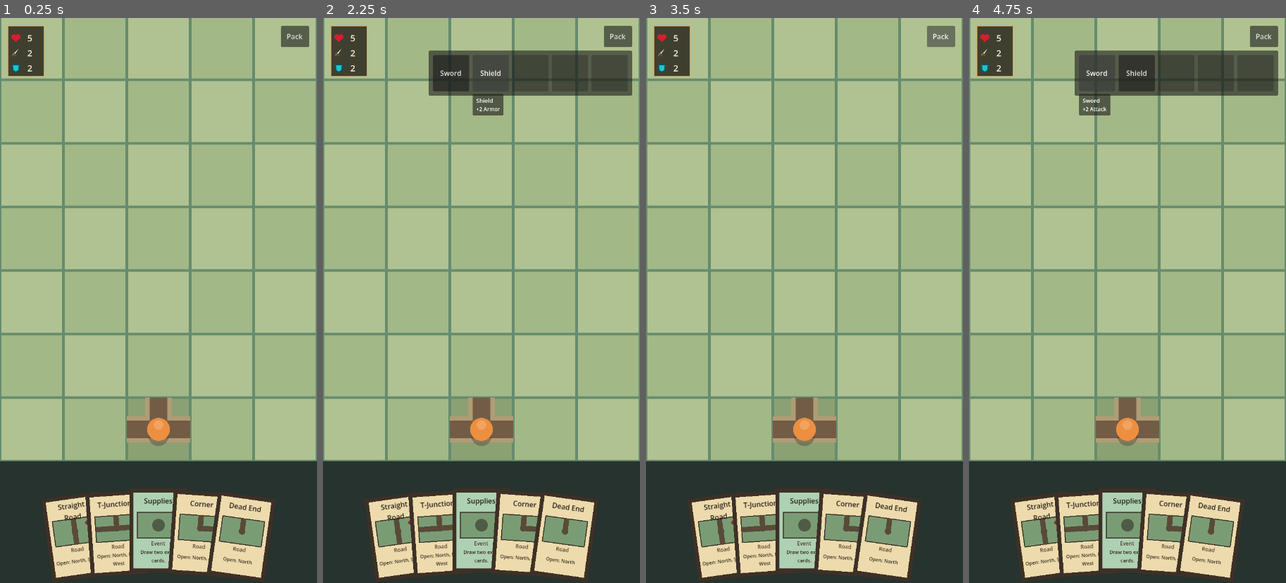
Above: before the commit, frames 1-4 (left to right).
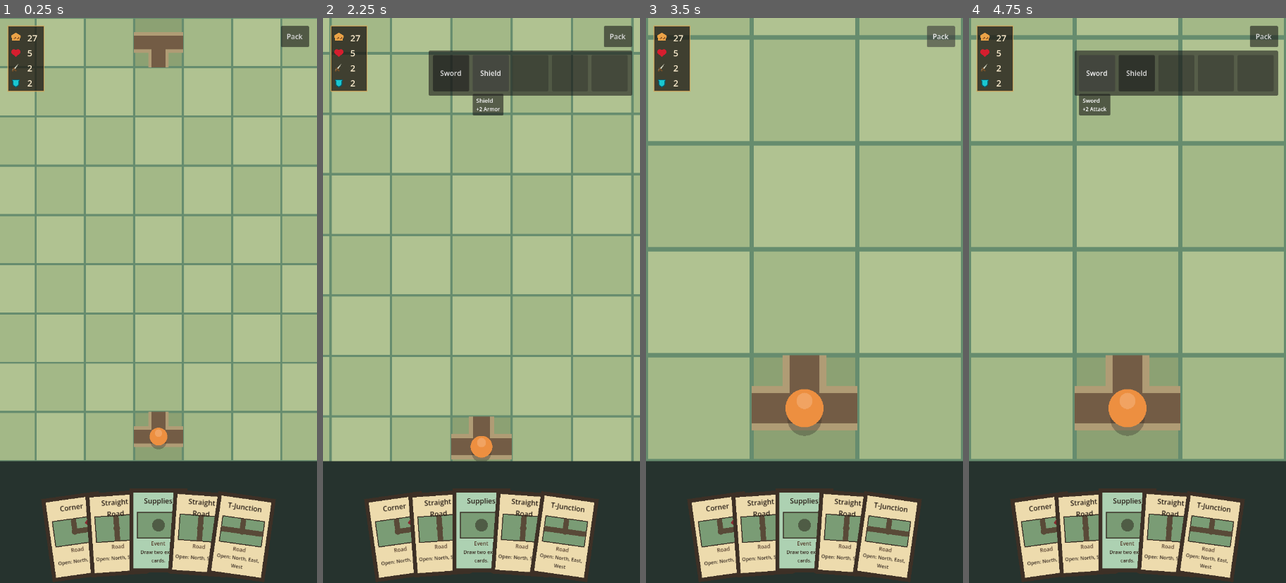
Above: after the commit, the same moments.

Repository: Reicher/The-Road-North
Game: Godot game, scene res://scenes/main.tscn
Same seed, same stepped clock (60 frames per second), same inputs: the game is played once before the commit and once after it.
Inputs:
- Up to frame 1 (0.25 s): no input
- Up to frame 2 (2.25 s): click "Pack" at 0.5 s; click "Sword" at 1.25 s; click "Shield" at 2 s
- Up to frame 3 (3.5 s): click "Pack" at 2.75 s
- Up to frame 4 (4.75 s): click "Pack" at 3.5 s; click "Sword" at 4.25 s

The runs differ from the first frame. In frame 1, 15% of the frame differs, in the area x 0-100%, y 0-98%; in frame 2, 14%; in frame 3, 15%; in frame 4, 15%.

Commit message:
Extract shared level scene and surface food in stats HUD

Diff:
--- a/levels/level_001.tscn
+++ b/levels/level_001.tscn
@@ -1,95 +1,24 @@
-[gd_scene load_steps=11 format=3]
+[gd_scene load_steps=2 format=3]
 
-[ext_resource type="Script" path="res://scripts/map.gd" id="1_ab4jp"]
-[ext_resource type="Script" path="res://scripts/player_stats_ui.gd" id="2_7ls0f"]
-[ext_resource type="Script" path="res://scripts/game_over_ui.gd" id="2_sv6li"]
-[ext_resource type="Script" path="res://scripts/map_camera.gd" id="2_u2vaw"]
-[ext_resource type="Script" path="res://scripts/roads.gd" id="2_vxv7f"]
-[ext_resource type="PackedScene" path="res://scenes/deck_controller.tscn" id="4_0bp0f"]
-[ext_resource type="PackedScene" path="res://ui/hand.tscn" id="4_0v6l3"]
-[ext_resource type="PackedScene" path="res://scenes/player.tscn" id="4_3xm24"]
-[ext_resource type="PackedScene" path="res://scenes/placement_controller.tscn" id="6_pf4am"]
-[ext_resource type="Script" path="res://scripts/inventory_ui.gd" id="8_ddx2e"]
+[ext_resource type="PackedScene" path="res://scenes/level.tscn" id="1_f3kdo"]
 
-[node name="Level" type="Node2D"]
+[node name="Level" instance=ExtResource("1_f3kdo")]
 
-[node name="Map" type="Node2D" parent="."]
-script = ExtResource("1_ab4jp")
+[node name="Map" parent="." index="0"]
+playable_width = 9
+playable_height = 9
 
-[node name="Roads" type="Node2D" parent="."]
-script = ExtResource("2_vxv7f")
-map_path = NodePath("../Map")
+[node name="Roads" parent="." index="1"]
+seed_start_and_goal = true
 
-[node name="Player" parent="." instance=ExtResource("4_3xm24")]
-map_path = NodePath("../Map")
-food_label_path = NodePath("../FoodLabel")
-health_label_path = NodePath("../HealthLabel")
-inventory_path = NodePath("../UI/Inventory")
-
-[node name="PlacementController" parent="." instance=ExtResource("6_pf4am")]
-map_path = NodePath("../Map")
-roads_path = NodePath("../Roads")
-player_path = NodePath("../Player")
-hand_path = NodePath("../UI/Hand")
-deck_controller_path = NodePath("../DeckController")
-
-[node name="Camera2D" type="Camera2D" parent="."]
-enabled = true
-script = ExtResource("2_u2vaw")
-map_path = NodePath("../Map")
-reserved_bottom_path = NodePath("../UI/Hand")
-
-[node name="PlaceholderLabel" type="Label" parent="."]
-offset_left = 24.0
-offset_top = 144.0
-offset_right = 296.0
-offset_bottom = 170.0
-text = "Road to Karlskoga"
-
-[node name="FoodLabel" type="Label" parent="."]
-offset_left = 24.0
-offset_top = 176.0
-offset_right = 296.0
-offset_bottom = 202.0
-text = "Food: 27"
-
-[node name="HealthLabel" type="Label" parent="."]
-visible = false
-offset_left = 24.0
-offset_top = 88.0
-offset_right = 296.0
-offset_bottom = 114.0
-text = "Health: 5"
-
-[node name="UI" type="CanvasLayer" parent="."]
-
-[node name="Hand" parent="UI" instance=ExtResource("4_0v6l3")]
-
-[node name="Inventory" type="Control" parent="UI"]
-anchors_preset = 15
-anchor_right = 1.0
-anchor_bottom = 1.0
-grow_horizontal = 2
-grow_vertical = 2
-script = ExtResource("8_ddx2e")
-
-[node name="PlayerStats" type="Control" parent="UI"]
-anchors_preset = 0
-offset_right = 82.0
-offset_bottom = 114.0
-script = ExtResource("2_7ls0f")
-player_path = NodePath("../../Player")
-
-[node name="GameOver" type="Control" parent="UI"]
-visible = false
-anchors_preset = 15
-anchor_right = 1.0
-anchor_bottom = 1.0
-grow_horizontal = 2
-grow_vertical = 2
-script = ExtResource("2_sv6li")
-player_path = NodePath("../../Player")
-
-[node name="DeckController" parent="." instance=ExtResource("4_0bp0f")]
-map_path = NodePath("../Map")
-hand_path = NodePath("../UI/Hand")
+[node name="DeckController" parent="." index="9"]
+hand_size = 5
+road_card_ratio = 0.75
+enemy_road_card_ratio = 0.2
+road_distribution = {
+"corner": 30.0,
+"dead_end": 10.0,
+"four_way": 10.0,
+"straight": 30.0,
+"t_junction": 20.0
+}
--- /dev/null
+++ b/scenes/level.tscn
@@ -0,0 +1,72 @@
+[gd_scene load_steps=11 format=3]
+
+[ext_resource type="Script" path="res://scripts/map.gd" id="1_1fs71"]
+[ext_resource type="Script" path="res://scripts/player_stats_ui.gd" id="2_05s0l"]
+[ext_resource type="Script" path="res://scripts/game_over_ui.gd" id="3_e3plw"]
+[ext_resource type="Script" path="res://scripts/map_camera.gd" id="4_tbxl1"]
+[ext_resource type="Script" path="res://scripts/roads.gd" id="5_6it63"]
+[ext_resource type="PackedScene" path="res://scenes/deck_controller.tscn" id="6_wxmfr"]
+[ext_resource type="PackedScene" path="res://ui/hand.tscn" id="7_vcnun"]
+[ext_resource type="PackedScene" path="res://scenes/player.tscn" id="8_p4o14"]
+[ext_resource type="PackedScene" path="res://scenes/placement_controller.tscn" id="9_s8m4e"]
+[ext_resource type="Script" path="res://scripts/inventory_ui.gd" id="10_xf4av"]
+
+[node name="Level" type="Node2D"]
+
+[node name="Map" type="Node2D" parent="."]
+script = ExtResource("1_1fs71")
+
+[node name="Roads" type="Node2D" parent="."]
+script = ExtResource("5_6it63")
+map_path = NodePath("../Map")
+
+[node name="Player" parent="." instance=ExtResource("8_p4o14")]
+map_path = NodePath("../Map")
+inventory_path = NodePath("../UI/Inventory")
+
+[node name="PlacementController" parent="." instance=ExtResource("9_s8m4e")]
+map_path = NodePath("../Map")
+roads_path = NodePath("../Roads")
+player_path = NodePath("../Player")
+hand_path = NodePath("../UI/Hand")
+deck_controller_path = NodePath("../DeckController")
+
+[node name="Camera2D" type="Camera2D" parent="."]
+enabled = true
+script = ExtResource("4_tbxl1")
+map_path = NodePath("../Map")
+player_path = NodePath("../Player")
+reserved_bottom_path = NodePath("../UI/Hand")
+
+[node name="UI" type="CanvasLayer" parent="."]
+
+[node name="Hand" parent="UI" instance=ExtResource("7_vcnun")]
+
+[node name="Inventory" type="Control" parent="UI"]
+anchors_preset = 15
+anchor_right = 1.0
+anchor_bottom = 1.0
+grow_horizontal = 2
+grow_vertical = 2
+script = ExtResource("10_xf4av")
+
+[node name="PlayerStats" type="Control" parent="UI"]
+anchors_preset = 0
+offset_right = 82.0
+offset_bottom = 114.0
+script = ExtResource("2_05s0l")
+player_path = NodePath("../../Player")
+
+[node name="GameOver" type="Control" parent="UI"]
+visible = false
+anchors_preset = 15
+anchor_right = 1.0
+anchor_bottom = 1.0
+grow_horizontal = 2
+grow_vertical = 2
+script = ExtResource("3_e3plw")
+player_path = NodePath("../../Player")
+
+[node name="DeckController" parent="." instance=ExtResource("6_wxmfr")]
+map_path = NodePath("../Map")
+hand_path = NodePath("../UI/Hand")
--- a/scripts/deck_controller.gd
+++ b/scripts/deck_controller.gd
@@ -22,6 +22,9 @@
 @export var hand_path: NodePath
 @export var hand_size := HAND_SIZE
 @export var shuffle_seed := 0
+@export_range(0.0, 1.0, 0.01) var road_card_ratio := ROAD_CARD_RATIO
+@export_range(0.0, 1.0, 0.01) var enemy_road_card_ratio := ENEMY_ROAD_CARD_RATIO
+@export var road_distribution := ROAD_DISTRIBUTION.duplicate()
 
 @export var straight_definition: Resource = preload("res://data/road_straight.tres")
 @export var corner_definition: Resource = preload("res://data/road_corner.tres")
@@ -63,7 +66,7 @@
 
 func generate_deck() -> void:
 	var deck_size := _get_deck_size()
-	var road_count := roundi(float(deck_size) * ROAD_CARD_RATIO)
+	var road_count := roundi(float(deck_size) * road_card_ratio)
 	var event_count: int = maxi(0, deck_size - road_count)
 
 	deck.clear()
@@ -166,7 +169,7 @@
 		"four_way": four_way_definition,
 		"dead_end": dead_end_definition,
 	}
-	var counts := _counts_from_distribution(count, ROAD_DISTRIBUTION)
+	var counts := _counts_from_distribution(count, road_distribution)
 	var cards: Array[Dictionary] = []
 	for subtype in counts:
 		var card_count: int = counts[subtype]
@@ -231,7 +234,7 @@
 
 
 func _add_enemies_to_road_cards(cards: Array[Dictionary]) -> void:
-	var enemy_count := roundi(float(cards.size()) * ENEMY_ROAD_CARD_RATIO)
+	var enemy_count := roundi(float(cards.size()) * enemy_road_card_ratio)
 	for index in range(cards.size() - 1, 0, -1):
 		var swap_index := _rng.randi_range(0, index)
 		var card := cards[index]
--- a/scripts/map_camera.gd
+++ b/scripts/map_camera.gd
@@ -1,29 +1,41 @@
 extends Camera2D
 
 @export var map_path: NodePath
+@export var player_path: NodePath
 @export var reserved_bottom_path: NodePath
 @export var initial_visible_tile_width := 5.0
-@export var zoom_in_limit := 3.0
+@export var zoom_in_visible_tile_width := 3.0
+@export_range(0.0, 10.0, 0.1) var start_zoom_hold_duration := 2.0
+@export_range(0.0, 5.0, 0.05) var start_zoom_duration := 0.85
+@export_range(0.0, 2.0, 0.01) var move_focus_duration := 0.18
 @export var zoom_step := 0.1
 
 var _map: Node
+var _player: Node2D
 var _reserved_bottom_control: Control
 var _touch_points: Dictionary = {}
 var _last_pinch_distance := 0.0
 var _last_pinch_center := Vector2.ZERO
+var _start_zoom_tween: Tween
+var _move_focus_tween: Tween
 
 
 func _ready() -> void:
 	_map = get_node_or_null(map_path)
+	_player = get_node_or_null(player_path) as Node2D
 	_reserved_bottom_control = get_node_or_null(reserved_bottom_path) as Control
 	anchor_mode = Camera2D.ANCHOR_MODE_DRAG_CENTER
 	get_viewport().size_changed.connect(_refresh_limits)
 	if _reserved_bottom_control != null:
 		_reserved_bottom_control.resized.connect(_refresh_limits)
+	var moved_callback := Callable(self, "_on_player_moved")
+	if _player != null and _player.has_signal("moved") and not _player.is_connected("moved", moved_callback):
+		_player.connect("moved", moved_callback)
 	if _map != null:
-		zoom = Vector2.ONE * _get_initial_zoom()
-		position = _get_initial_position()
+		zoom = Vector2.ONE * _get_zoom_out_limit()
+		position = _get_full_map_position()
 		_clamp_position()
+		_play_start_zoom_sequence()
 
 
 func _input(event: InputEvent) -> void:
@@ -169,34 +181,103 @@
 	return maxf(viewport_size.x / padded_size.x, viewport_size.y / padded_size.y)
 
 
-func _get_initial_zoom() -> float:
+func _get_zoom_in_limit() -> float:
+	return maxf(_get_zoom_for_visible_tile_width(zoom_in_visible_tile_width), _get_zoom_out_limit())
+
+
+func _get_initial_zoom_target() -> float:
+	return _get_zoom_for_visible_tile_width(initial_visible_tile_width)
+
+
+func _get_zoom_for_visible_tile_width(visible_tile_width: float) -> float:
 	if _map == null:
 		return 1.0
 
-	return clampf(_get_initial_zoom_target(), _get_zoom_out_limit(), _get_zoom_in_limit())
-
-
-func _get_initial_position() -> Vector2:
+	var viewport_width: float = _get_map_viewport_size().x
+	var tile_width: float = maxf(_map.tile_size * maxf(visible_tile_width, 1.0), 1.0)
+	return viewport_width / tile_width
+
+
+func _get_full_map_position() -> Vector2:
 	if _map == null:
 		return Vector2.ZERO
 
-	var padded_rect: Rect2 = _map.get_padded_world_rect()
-	var visible_size: Vector2 = _get_map_viewport_size() / zoom
-	var map_area_center := Vector2(padded_rect.get_center().x, padded_rect.end.y - visible_size.y * 0.5)
-	return map_area_center + _get_map_area_center_offset()
-
-
-func _get_zoom_in_limit() -> float:
-	return maxf(maxf(zoom_in_limit, _get_zoom_out_limit()), _get_initial_zoom_target())
-
-
-func _get_initial_zoom_target() -> float:
-	if _map == null:
-		return 1.0
-
-	var viewport_width: float = _get_map_viewport_size().x
-	var tile_width: float = maxf(_map.tile_size * initial_visible_tile_width, 1.0)
-	return viewport_width / tile_width
+	return _map.get_padded_world_rect().get_center() + _get_map_area_center_offset()
+
+
+func _get_player_tile_position() -> Vector2:
+	if _map == null:
+		return Vector2.ZERO
+	if _player != null:
+		var player_grid_position: Variant = _player.get("grid_position")
+		if player_grid_position is Vector2i:
+			return _map.grid_to_world(player_grid_position)
+		return _player.global_position
+	if _map.has_method("get_start_position"):
+		return _map.grid_to_world(_map.get_start_position())
+	return _map.get_padded_world_rect().get_center()
+
+
+func _play_start_zoom_sequence() -> void:
+	if _start_zoom_tween != null:
+		_start_zoom_tween.kill()
+
+	zoom = Vector2.ONE * _get_zoom_out_limit()
+	position = _get_full_map_position()
+	_clamp_position()
+
+	await get_tree().create_timer(start_zoom_hold_duration).timeout
+	if _map == null or not is_inside_tree():
+		return
+
+	zoom = Vector2.ONE * _get_zoom_in_limit()
+	position = _get_player_tile_position()
+	_clamp_position()
+	var target_zoom := zoom
+	var target_position := position
+
+	zoom = Vector2.ONE * _get_zoom_out_limit()
+	position = _get_full_map_position()
+	_clamp_position()
+
+	_start_zoom_tween = create_tween()
+	_start_zoom_tween.set_trans(Tween.TRANS_SINE)
+	_start_zoom_tween.set_ease(Tween.EASE_IN_OUT)
+	_start_zoom_tween.set_parallel(true)
+	_start_zoom_tween.tween_property(self, "zoom", target_zoom, start_zoom_duration)
+	_start_zoom_tween.tween_property(self, "position", target_position, start_zoom_duration)
+	_start_zoom_tween.chain().tween_callback(_clamp_position)
+
+
+func _on_player_moved(grid_position: Vector2i) -> void:
+	_focus_on_grid_position(grid_position)
+
+
+func _focus_on_grid_position(grid_position: Vector2i) -> void:
+	if _map == null:
+		return
+	if _move_focus_tween != null:
+		_move_focus_tween.kill()
+
+	var target_position := _get_clamped_camera_position_for_world_position(_map.grid_to_world(grid_position))
+	if move_focus_duration <= 0.0:
+		position = target_position
+		return
+
+	_move_focus_tween = create_tween()
+	_move_focus_tween.set_trans(Tween.TRANS_SINE)
+	_move_focus_tween.set_ease(Tween.EASE_OUT)
+	_move_focus_tween.tween_property(self, "position", target_position, move_focus_duration)
+	_move_focus_tween.tween_callback(_clamp_position)
+
+
+func _get_clamped_camera_position_for_world_position(world_position: Vector2) -> Vector2:
+	var previous_position := position
+	position = world_position
+	_clamp_position()
+	var clamped_position := position
+	position = previous_position
+	return clamped_position
 
 
 func _get_map_viewport_size() -> Vector2:
--- a/scripts/player_stats_ui.gd
+++ b/scripts/player_stats_ui.gd
@@ -15,11 +15,13 @@
 func _ready() -> void:
 	mouse_filter = Control.MOUSE_FILTER_IGNORE
 	_player = get_node_or_null(player_path) as GamePlayer
-	custom_minimum_size = Vector2(82.0, row_height * 3.0 + 12.0)
+	custom_minimum_size = Vector2(82.0, row_height * 4.0 + 12.0)
 	size = custom_minimum_size
 	position = Vector2(left_margin, top_margin)
 	if _player != null and not _player.health_changed.is_connected(_on_player_health_changed):
 		_player.health_changed.connect(_on_player_health_changed)
+	if _player != null and not _player.food_changed.is_connected(_on_player_food_changed):
+		_player.food_changed.connect(_on_player_food_changed)
 	queue_redraw()
 
 
@@ -27,14 +29,17 @@
 	var rect := Rect2(Vector2.ZERO, size)
 	draw_rect(rect, panel_color, true)
 	draw_rect(rect, border_color, false, 2.0)
-	_draw_stat_row(0, "health", _get_health())
-	_draw_stat_row(1, "attack", _get_attack())
-	_draw_stat_row(2, "armor", _get_armor())
+	_draw_stat_row(0, "food", _get_food())
+	_draw_stat_row(1, "health", _get_health())
+	_draw_stat_row(2, "attack", _get_attack())
+	_draw_stat_row(3, "armor", _get_armor())
 
 
 func _draw_stat_row(index: int, stat_name: String, value: int) -> void:
 	var row_center := Vector2(18.0, 10.0 + row_height * float(index) + row_height * 0.5)
-	if stat_name == "health":
+	if stat_name == "food":
+		StatIconPainter.draw_food(self, row_center, icon_size)
+	elif stat_name == "health":
 		StatIconPainter.draw_heart(self, row_center, icon_size)
 	elif stat_name == "attack":
 		StatIconPainter.draw_sword(self, row_center, icon_size)
@@ -43,6 +48,12 @@
 
 	var font: Font = ThemeDB.fallback_font
 	draw_string(font, Vector2(44.0, row_center.y + 8.0), str(value), HORIZONTAL_ALIGNMENT_LEFT, 30.0, 20, Color(1.0, 0.94, 0.82))
+
+
+func _get_food() -> int:
+	if _player == null:
+		return 0
+	return _player.food
 
 
 func _get_health() -> int:
@@ -65,3 +76,7 @@
 
 func _on_player_health_changed(_health: int) -> void:
 	queue_redraw()
+
+
+func _on_player_food_changed(_food: int) -> void:
+	queue_redraw()
--- a/scripts/roads.gd
+++ b/scripts/roads.gd
@@ -6,6 +6,7 @@
 @export var start_definition: Resource = preload("res://data/road_t_junction.tres")
 @export var goal_definition: Resource = preload("res://data/road_t_junction.tres")
 @export var seed_start_and_goal := true
+@export var initial_tiles: Array[Dictionary] = []
 
 var _map: GameMap
 var _visual_tiles: Dictionary = {}
@@ -19,11 +20,24 @@
 
 	if seed_start_and_goal:
 		seed_run_endpoints()
+	seed_initial_tiles()
 
 
 func seed_run_endpoints() -> void:
 	force_place_tile(_map.get_start_position(), start_definition, 0)
 	force_place_tile(_map.get_goal_position(), goal_definition, 2)
+
+
+func seed_initial_tiles() -> void:
+	for tile_entry in initial_tiles:
+		var definition: Resource = tile_entry.get("definition")
+		if definition == null:
+			continue
+		var grid_position: Vector2i = tile_entry.get("position", Vector2i(-1, -1))
+		if seed_start_and_goal and (grid_position == _map.get_start_position() or grid_position == _map.get_goal_position()):
+			continue
+		var rotation_steps: int = int(tile_entry.get("rotation_steps", 0))
+		force_place_tile(grid_position, definition, rotation_steps)
 
 
 func place_tile(grid_position: Vector2i, definition: Resource, rotation_steps: int = 0, enemy_data: Dictionary = {}) -> bool:
--- a/scripts/stat_icon_painter.gd
+++ b/scripts/stat_icon_painter.gd
@@ -6,6 +6,8 @@
 const SWORD_HILT_COLOR := Color(0.45, 0.31, 0.16)
 const SHIELD_COLOR := Color(0.10, 0.78, 0.82)
 const SHIELD_EDGE_COLOR := Color(0.04, 0.36, 0.42)
+const FOOD_COLOR := Color(0.92, 0.64, 0.28)
+const FOOD_EDGE_COLOR := Color(0.48, 0.26, 0.10)
 
 
 static func draw_heart(canvas: CanvasItem, center: Vector2, size: float) -> void:
@@ -51,3 +53,13 @@
 	var outline := points.duplicate()
 	outline.append(points[0])
 	canvas.draw_polyline(outline, SHIELD_EDGE_COLOR, maxf(1.5, size * 0.08))
+
+
+static func draw_food(canvas: CanvasItem, center: Vector2, size: float) -> void:
+	var loaf_rect := Rect2(center + Vector2(-size * 0.34, -size * 0.12), Vector2(size * 0.68, size * 0.36))
+	canvas.draw_circle(center + Vector2(-size * 0.20, -size * 0.10), size * 0.20, FOOD_COLOR)
+	canvas.draw_circle(center + Vector2(0.0, -size * 0.18), size * 0.24, FOOD_COLOR)
+	canvas.draw_circle(center + Vector2(size * 0.22, -size * 0.10), size * 0.20, FOOD_COLOR)
+	canvas.draw_rect(loaf_rect, FOOD_COLOR, true)
+	canvas.draw_arc(center + Vector2(-size * 0.13, -size * 0.03), size * 0.10, -PI * 0.15, PI * 0.75, 10, FOOD_EDGE_COLOR, maxf(1.5, size * 0.06))
+	canvas.draw_arc(center + Vector2(size * 0.16, -size * 0.03), size * 0.10, -PI * 0.15, PI * 0.75, 10, FOOD_EDGE_COLOR, maxf(1.5, size * 0.06))
--- /dev/null
+++ b/tests/test_level_scene.gd
@@ -0,0 +1,33 @@
+extends SceneTree
+
+const LEVEL_001 := preload("res://levels/level_001.tscn")
+
+
+func _initialize() -> void:
+	var level := LEVEL_001.instantiate()
+	get_root().add_child(level)
+
+	var map := level.get_node("Map") as GameMap
+	var roads := level.get_node("Roads") as Roads
+	var deck_controller := level.get_node("DeckController") as DeckController
+	var hand := level.get_node("UI/Hand") as HandUI
+
+	_assert(map != null, "Expected level scene to include a GameMap")
+	_assert(roads != null, "Expected level scene to include Roads")
+	_assert(deck_controller != null, "Expected level scene to include DeckController")
+	_assert(hand != null, "Expected level scene to include HandUI")
+	_assert(map.playable_width == 9 and map.playable_height == 9, "Expected level 001 to configure a 9x9 map")
+	_assert(roads.seed_start_and_goal, "Expected level 001 to seed start and goal tiles")
+	_assert(deck_controller.hand_size == 5, "Expected level 001 to configure a five-card hand")
+	_assert(is_equal_approx(deck_controller.road_card_ratio, 0.75), "Expected level 001 to configure road card ratio")
+	_assert(is_equal_approx(deck_controller.enemy_road_card_ratio, 0.2), "Expected level 001 to configure enemy road card ratio")
+	_assert(deck_controller.road_distribution["straight"] == 30.0, "Expected level 001 to configure road distribution")
+
+	quit()
+
+
+func _assert(condition: bool, message: String) -> void:
+	if condition:
+		return
+	push_error(message)
+	quit(1)
Not shown, added: tests/test_level_scene.gd.uid
Not shown, changed: docs/implementation_design.md
